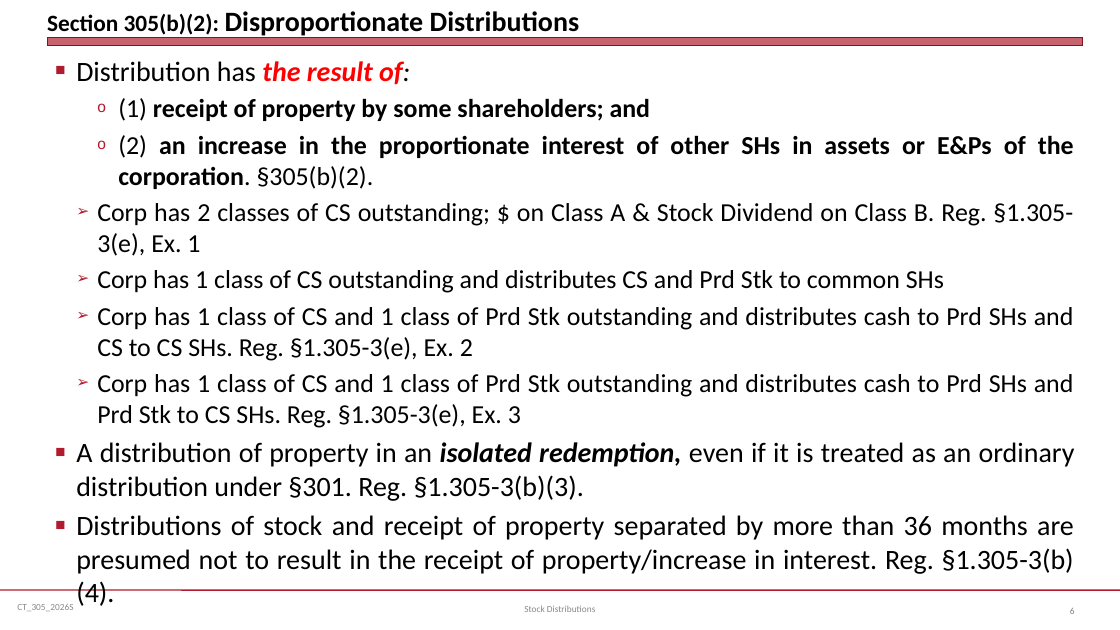
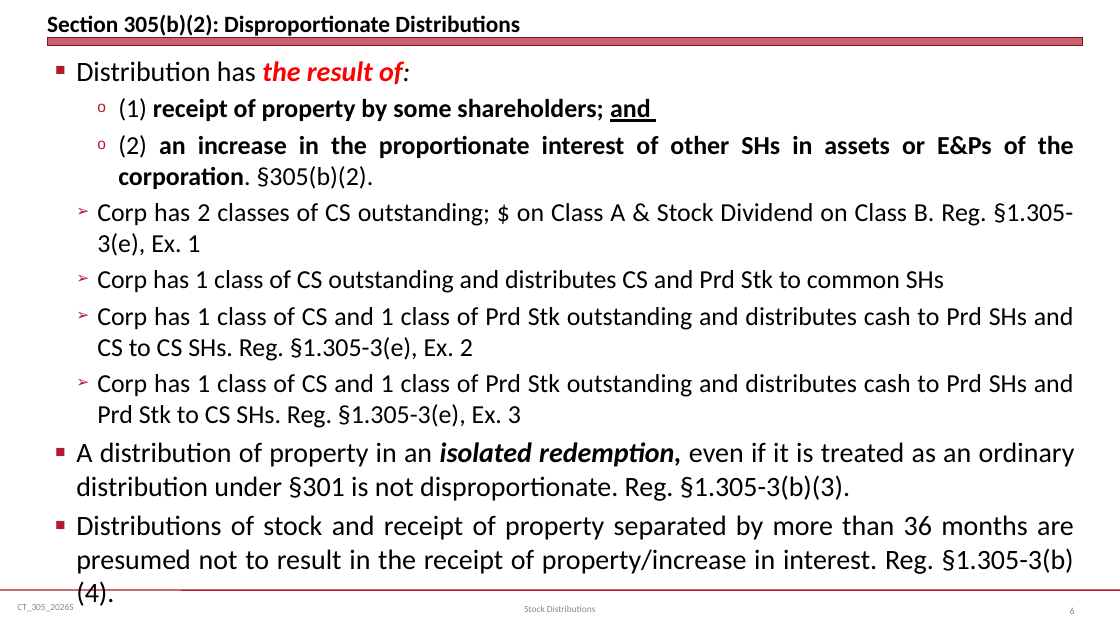
Before and after one commit to jmc877/Corporate-Tax, a slide deck: slide 6 of slides/CT_305_2026S.pptx. Drawn at 1120x630 pixels with LibreOffice and Linux fonts; fonts in the diff are those of the drawing. Boxes give left, top, right and bottom in pixels: in the first picture for what was removed or moved away, otherwise in the second. Text is boxed around its words. In the diff, an @@ line names an element or a change of style, - is before the commit and + after.

```diff
--- a/slides/CT_305_2026S.pptx
+++ b/slides/CT_305_2026S.pptx
@@ title "Section 305(b)(2): Disproportionate Distributions" at <box>47,15,520,38</box>: size 24 to 20 pt in "Disproportionate Distributions" @@
@@ text at <box>118,98,651,122</box>: underline on in "and" @@
@@ text at <box>76,442,1075,501</box>: text changed @@
-■ A distribution of property in an isolated redemption, even if it is treated as an ordinary distribution under §301. Reg. §1.305-3(b)(3).
+■ A distribution of property in an isolated redemption, even if it is treated as an ordinary distribution under §301 is not disproportionate. Reg. §1.305-3(b)(3).
```
Also in this commit, not shown: 4 other slides changed.
